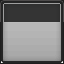
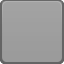
Layered file, before and after one edit (64px x 64px). Changes by layer:
removed group "Light" (4 layers) over bbox(0, 0, 64, 63)
removed layer "Layer 2" from group "Light" over bbox(3, 3, 61, 25)
removed layer "Layer 1" from group "Light" over bbox(1, 14, 63, 63)
removed layer "Rounded Rectangle 1 copy 3" from group "Light" over bbox(0, 0, 64, 22)
removed layer "Rounded Rectangle 1 copy 2" from group "Light" over bbox(1, 1, 63, 63)
removed layer "Layer 0 copy" over bbox(0, 0, 64, 64)
added layer "Layer 6 copy" above "Layer 6" over bbox(0, 0, 64, 64)
added layer "Rounded Rectangle 2's Inner Glow copy" above "Rounded Rectangle 2 copy 3" over bbox(2, 1, 62, 62)
added layer "Rounded Rectangle 2 copy 3" above "Rounded Rectangle 2's Inner Glow" over bbox(0, 0, 64, 64)
added layer "Layer 4 copy" above "Layer 4" over bbox(0, 1, 64, 63)
